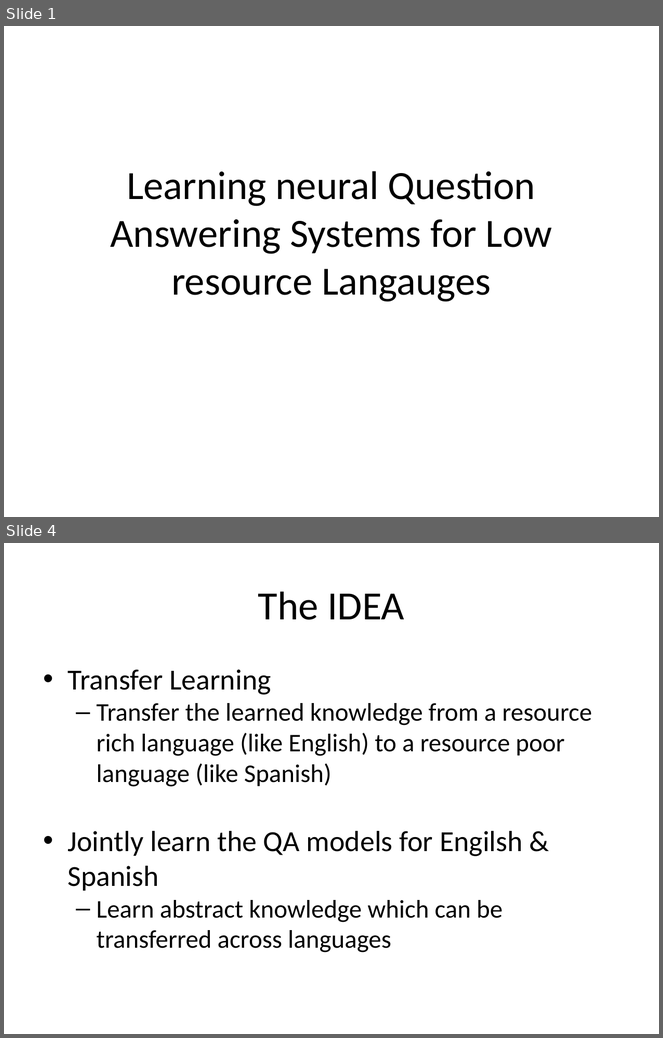
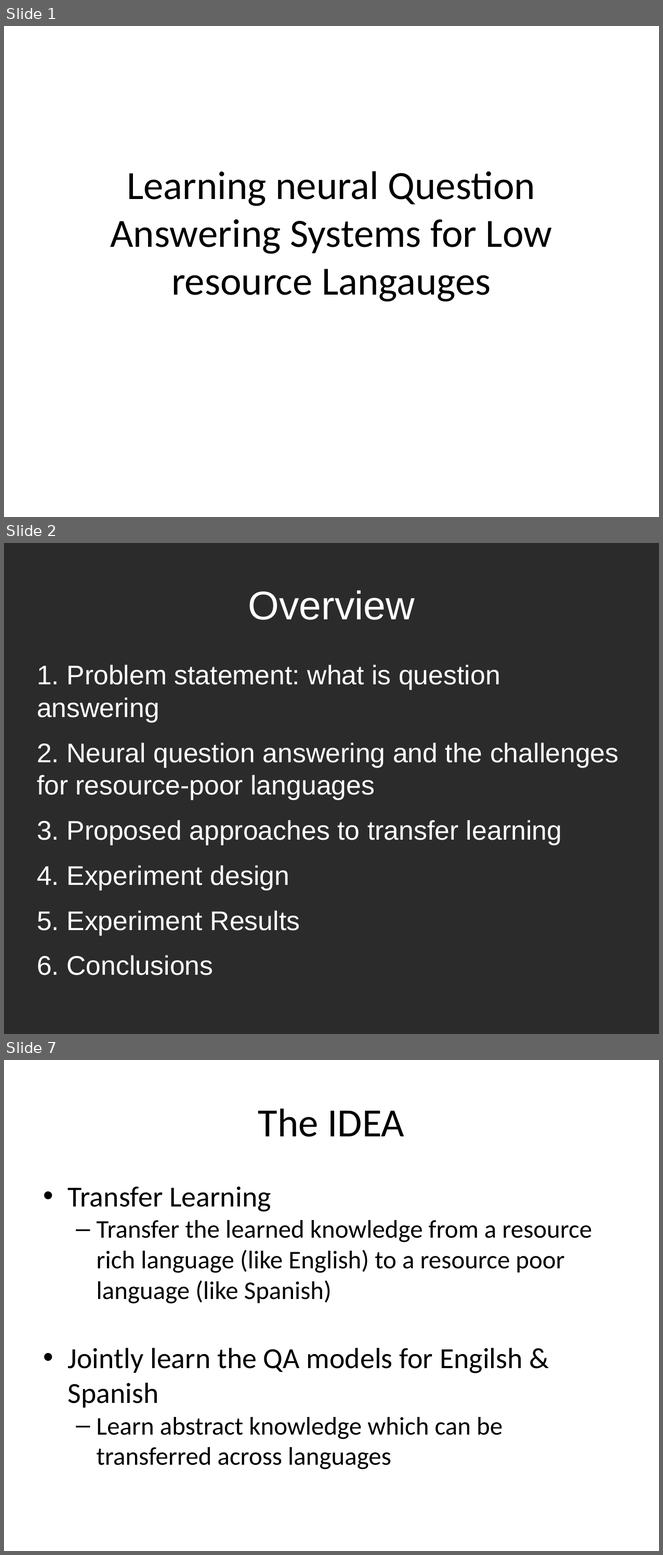
Before and after one commit to Mithrillion/BiQA, a slide deck: ideas/peter_final_seminar.odp. Shown one above the other, each under a label of ours: slides 1 and 4 before the commit, slides 1, 2 and 7 after it; the slides between them are not shown. The pictures are 663x1038 and 663x1555 pixels, drawn with LibreOffice and Linux fonts; fonts in the diff are those of the drawing; background and template pictures are left out; a plain dark background stands for a picture behind light text. Boxes give left, top, right and bottom in pixels: in the first picture for what was removed or moved away, otherwise in the second. Text is boxed around its words. In the diff, an @@ line names an element or a change of style, - is before the commit and + after.

```diff
--- a/ideas/peter_final_seminar.odp
+++ b/ideas/peter_final_seminar.odp
@@ slide 2 added at box(4, 543, 659, 1034), background picture (left out) @@
@@ title added at box(248, 590, 415, 620), 44 pt, text #FFFFFF @@
+Overview
@@ text added at box(37, 665, 619, 936), 29.6 pt, text #FFFFFF @@
+1. Problem statement: what is question answering
+2. Neural question answering and the challenges for resource-poor languages
+3. Proposed approaches to transfer learning
+4. Experiment design
+5. Experiment Results
+6. Conclusions
@@ what was slide 4 is now slide 7 @@
```
Also in this commit, not shown: 7 slides changed, 13 other slides added, 3 slides removed, 22 other files.
